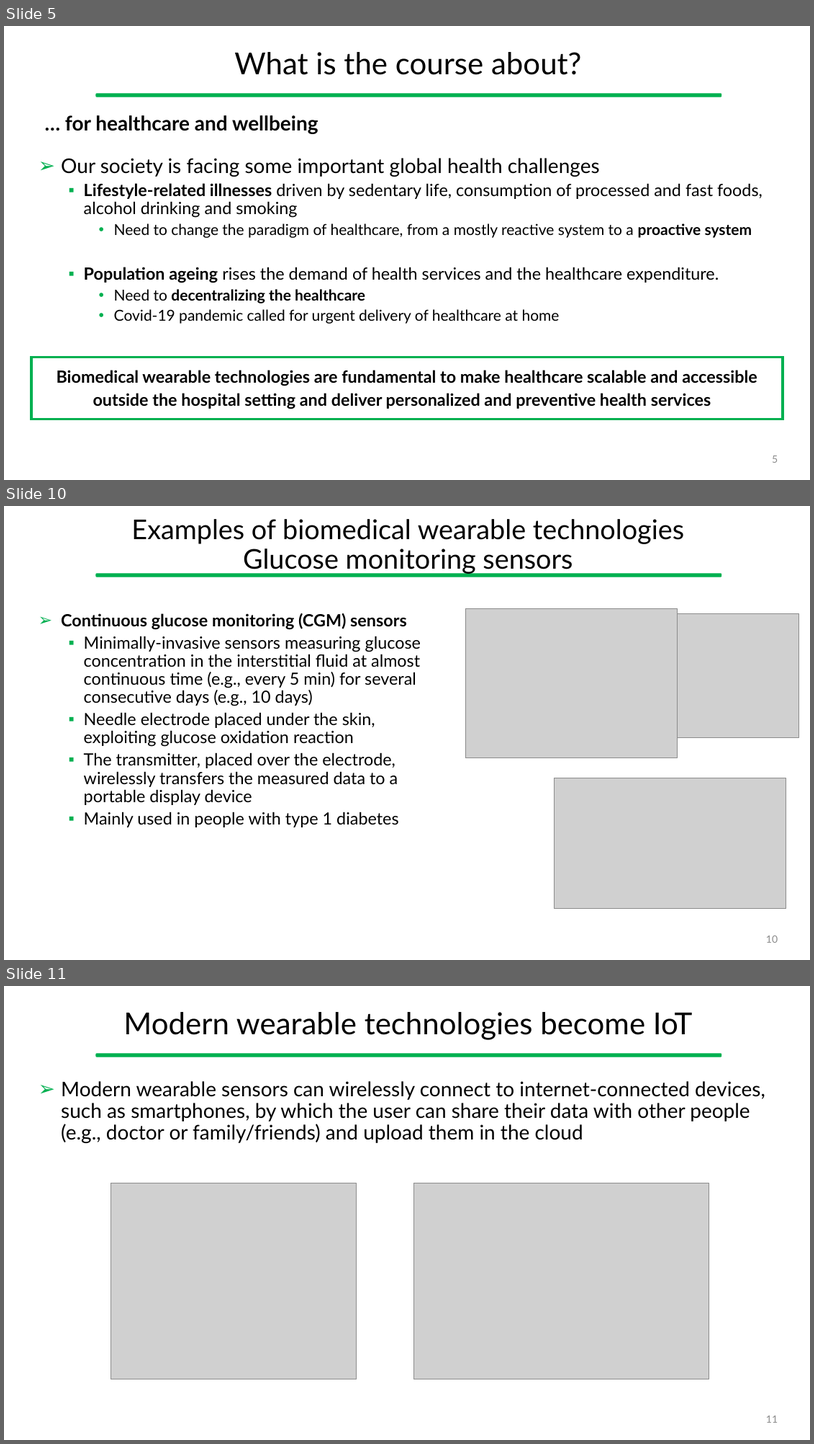
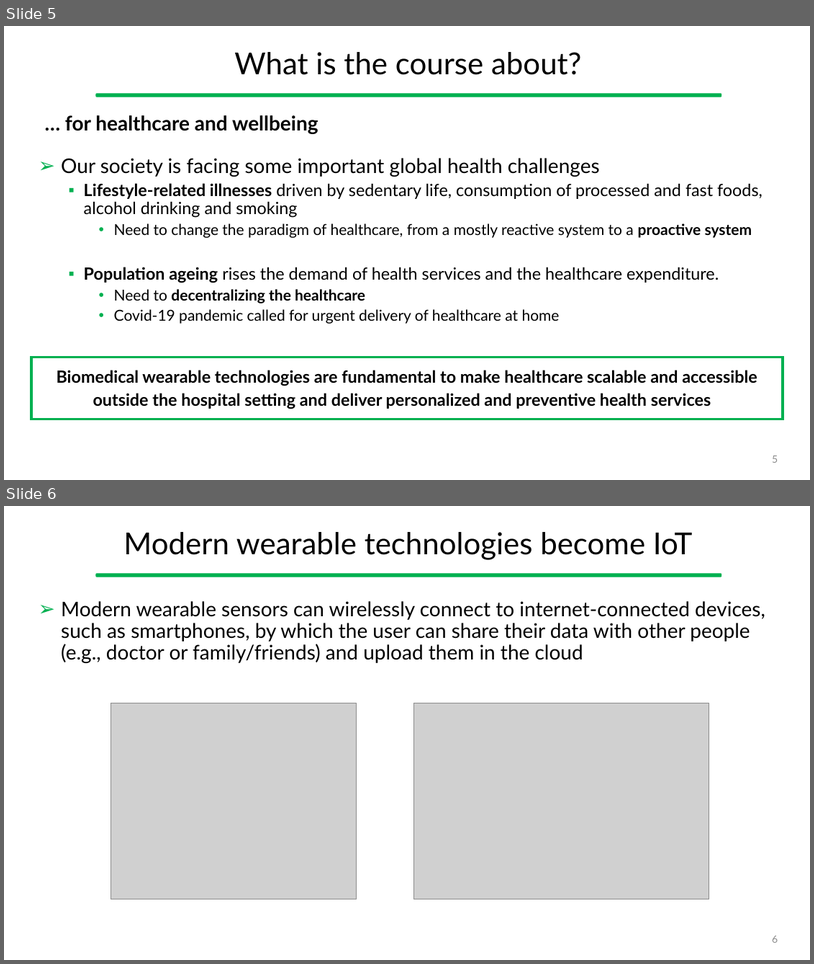
Before and after one commit to gcappon/bwthw, a slide deck: theory_01-course_introduction/theory_1-course_introduction.pptx. Shown one above the other, each under a label of ours: slides 5, 10 and 11 before the commit, slides 5 and 6 after it; the slides between them are not shown. The pictures are 814x1444 and 814x964 pixels, drawn with LibreOffice and Linux fonts; fonts in the diff are those of the drawing; grey boxes stand for pictures. Boxes give left, top, right and bottom in pixels: in the first picture for what was removed or moved away, otherwise in the second. Text is boxed around its words. In the diff, an @@ line names an element or a change of style, - is before the commit and + after.

```diff
--- a/theory_01-course_introduction/theory_1-course_introduction.pptx
+++ b/theory_01-course_introduction/theory_1-course_introduction.pptx
@@ slide 10 removed at [4, 506, 810, 960], background #FFFFFF; not listed: 1 template element that a slide beside it also shows @@
@@ title removed at [131, 519, 684, 574] @@
-Examples of biomedical wearable technologies
-Glucose monitoring sensors
@@ text removed at [61, 613, 421, 827] @@
-➢ Continuous glucose monitoring (CGM) sensors
-  ▪ Minimally-invasive sensors measuring glucose concentration in the interstitial fluid at almost continuous time (e.g., every 5 min) for several consecutive days (e.g., 10 days)
-  ▪ Needle electrode placed under the skin, exploiting glucose oxidation reaction
-  ▪ The transmitter, placed over the electrode, wirelessly transfers the measured data to a portable display device
-  ▪ Mainly used in people with type 1 diabetes
@@ picture removed at [466, 609, 678, 758] @@
@@ picture removed at [678, 614, 799, 738] @@
@@ picture removed at [555, 778, 786, 908] @@
@@ page number removed at [766, 935, 778, 942] @@
-10
@@ what was slide 11 is now slide 6 @@
@@ page number at [772, 935, 778, 942]: text changed @@
-11
+6
```
Also in this commit, not shown: 5 slides changed, 13 other slides removed, 13 other files.
